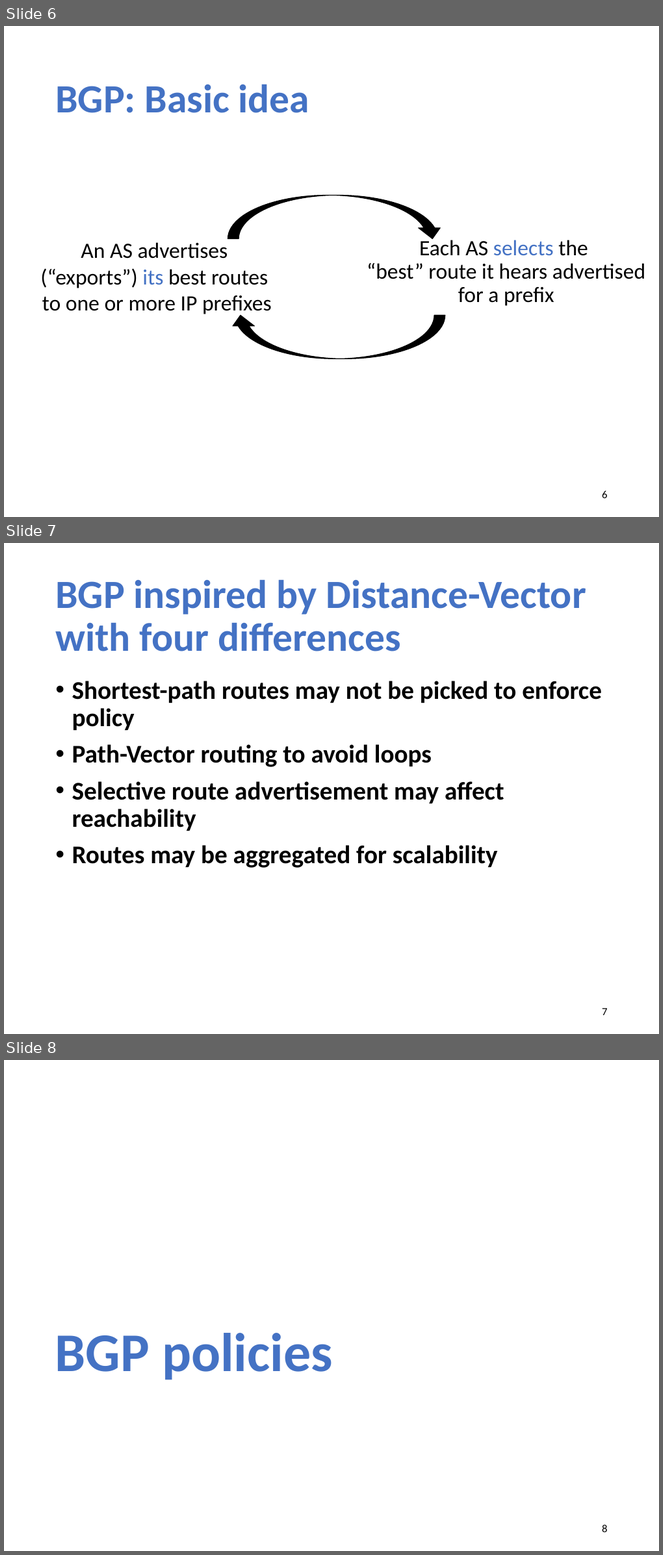
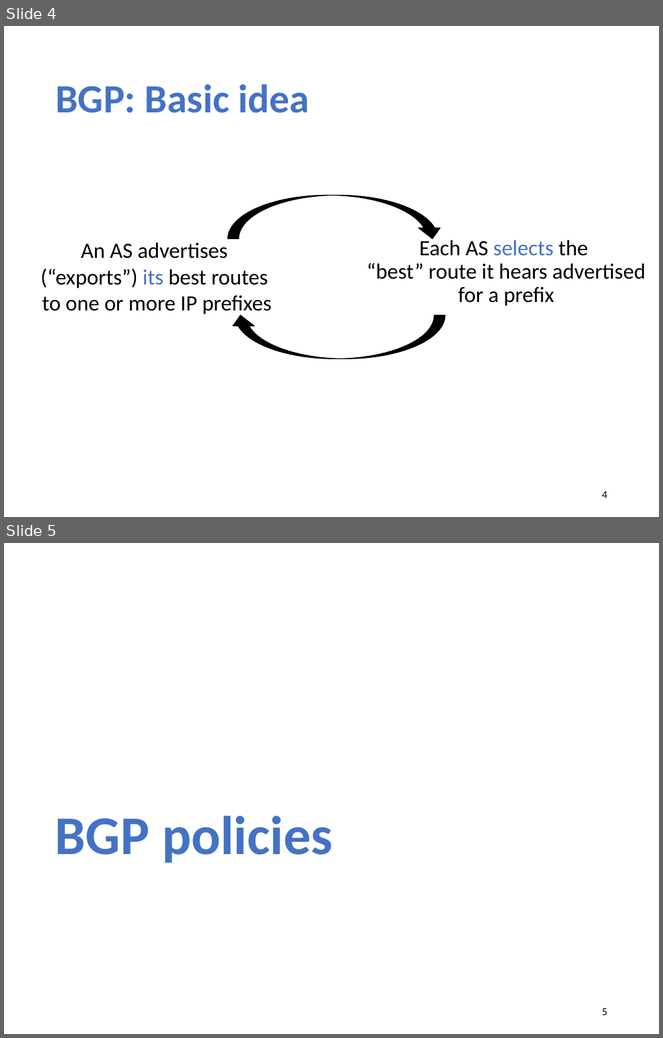
Before and after one commit to xinjin/course-net, a slide deck: slides/lec15_bgp.pptx. Shown one above the other, each under a label of ours: slides 6, 7 and 8 before the commit, slides 4 and 5 after it. The pictures are 663x1555 and 663x1038 pixels, drawn with LibreOffice and Linux fonts; fonts in the diff are those of the drawing. Boxes give left, top, right and bottom in pixels: in the first picture for what was removed or moved away, otherwise in the second. Text is boxed around its words. In the diff, an @@ line names an element or a change of style, - is before the commit and + after.

```diff
--- a/slides/lec15_bgp.pptx
+++ b/slides/lec15_bgp.pptx
@@ slide 7 removed at (4, 543, 659, 1034), background #FFFFFF @@
@@ title removed at (55, 579, 586, 652) @@
-BGP inspired by Distance-Vector with four differences
@@ text removed at (72, 681, 602, 868) @@
-• Shortest-path routes may not be picked to enforce policy
-• Path-Vector routing to avoid loops
-• Selective route advertisement may affect reachability
-• Routes may be aggregated for scalability
@@ page number removed at (602, 1008, 607, 1016) @@
-7
@@ what was slide 6 is now slide 4 @@
@@ page number at (602, 491, 607, 499): text changed @@
-6
+4
@@ what was slide 8 is now slide 5 @@
@@ page number at (602, 1008, 607, 1016): text changed @@
-8
+5
```
Also in this commit, not shown: 2 slides changed, 1 slide added, 2 other slides removed, 1 other file.
